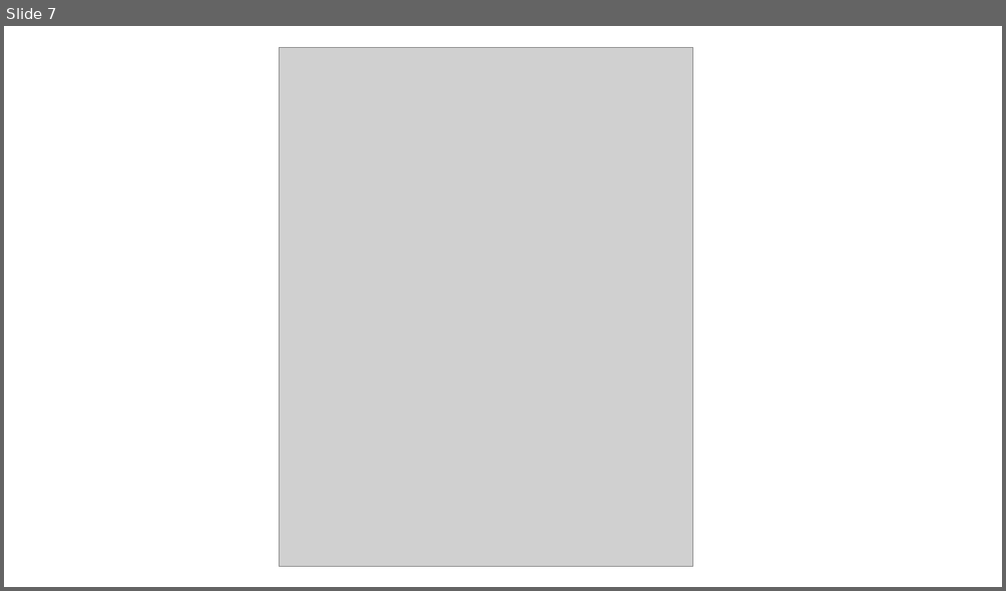
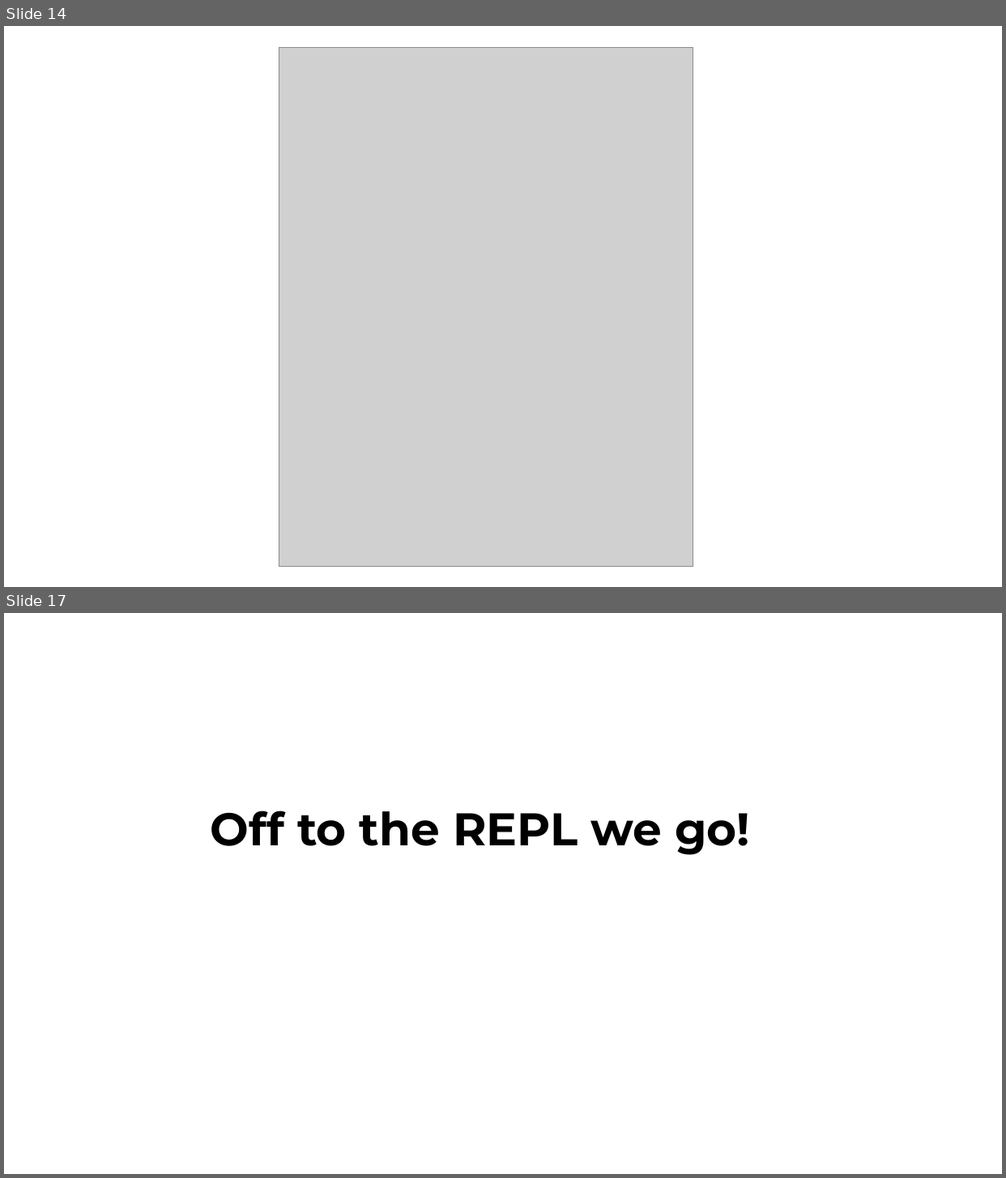
Before and after one commit to jvillste/dali, a slide deck: doc/object-relational-impedance-mismatch-solved.pptx. Shown one above the other, each under a label of ours: slide 7 before the commit, slides 14 and 17 after it; the slides between them are not shown. The pictures are 1006x591 and 1006x1178 pixels, drawn with LibreOffice and Linux fonts; fonts in the diff are those of the drawing; grey boxes stand for pictures. Boxes give left, top, right and bottom in pixels: in the first picture for what was removed or moved away, otherwise in the second. Text is boxed around its words. In the diff, an @@ line names an element or a change of style, - is before the commit and + after.

```diff
--- a/doc/object-relational-impedance-mismatch-solved.pptx
+++ b/doc/object-relational-impedance-mismatch-solved.pptx
@@ slide 17 added at (x1=4, y1=613, x2=1002, y2=1174), background #FFFFFF @@
@@ title added at (x1=210, y1=811, x2=750, y2=855), 44 pt, text #000000, bold @@
+Off to the REPL we go!
@@ what was slide 7 is now slide 14 @@
```
Also in this commit, not shown: 1 slide changed, 10 other slides added, 1 slide removed, 22 other files.
